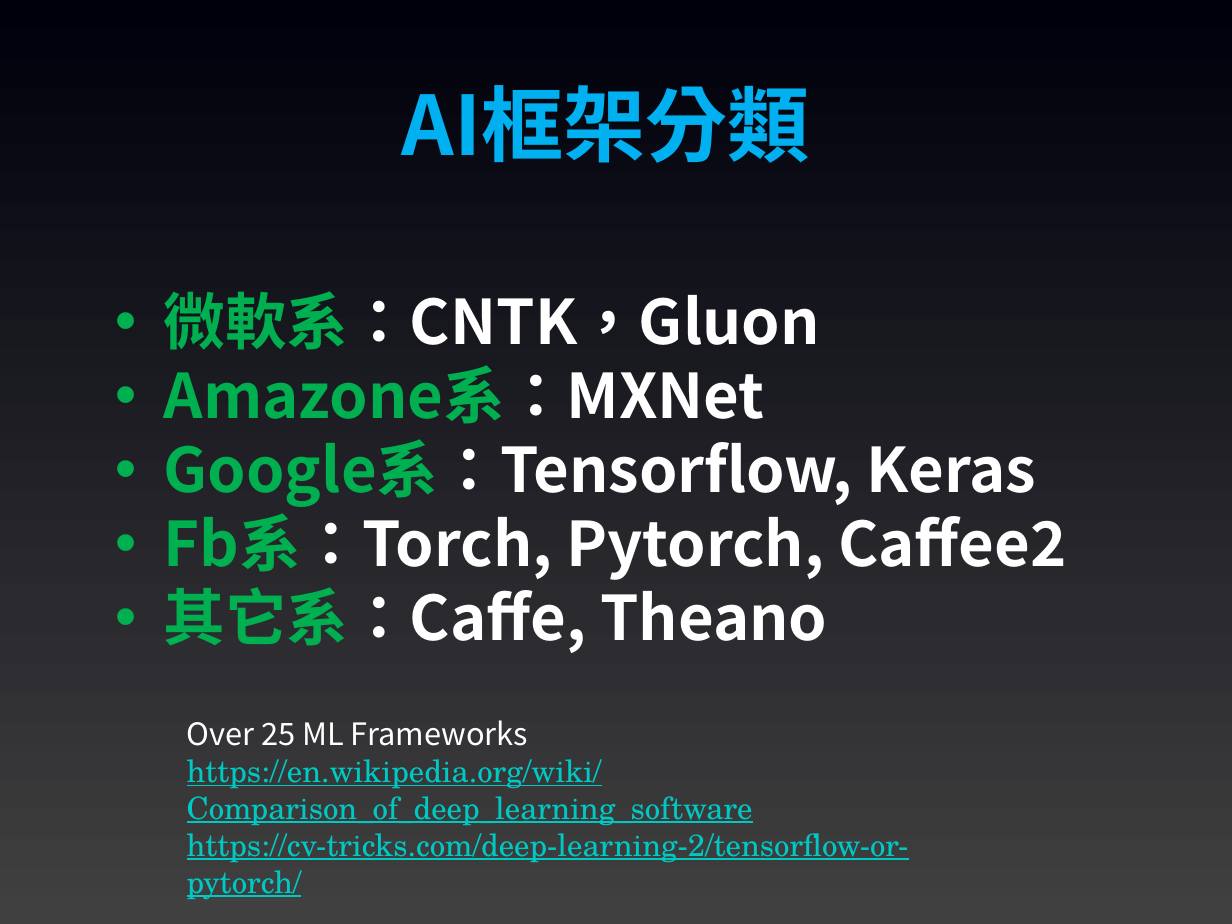
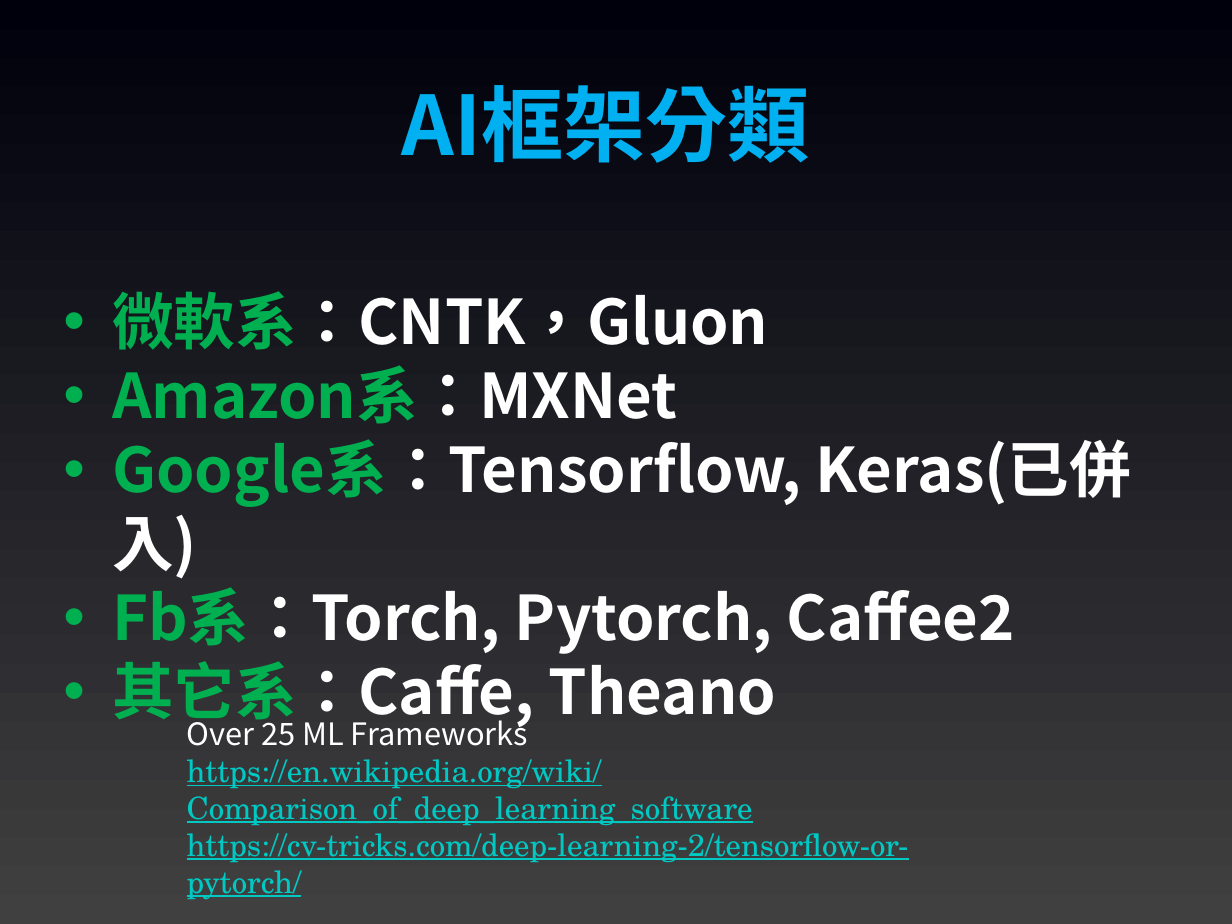
Before and after one commit to joshhu/cht_pytorch_201910, a slide deck: slide 12 of 00 - Pytorch環境介紹.pptx. Drawn at 1232x924 pixels with LibreOffice and Linux fonts; fonts in the diff are those of the drawing. Boxes give left, top, right and bottom in pixels: in the first picture for what was removed or moved away, otherwise in the second. Text is boxed around its words. In the diff, an @@ line names an element or a change of style, - is before the commit and + after.

```diff
--- a/00 - Pytorch環境介紹.pptx
+++ b/00 - Pytorch環境介紹.pptx
@@ text "微軟系：CNTK，Gluon": place and size @@
-text "微軟系：CNTK，Gluon" at bbox=[164, 291, 1066, 653]
+text "微軟系：CNTK，Gluon" at bbox=[112, 291, 1131, 730]
@@ text at bbox=[112, 365, 1131, 579]: text changed @@
-• Amazone系：MXNet
-• Google系：Tensorflow, Keras
+• Amazon系：MXNet
+• Google系：Tensorflow, Keras(已併入)
```
Also in this commit, not shown: 8 other slides changed, 2 other files.
